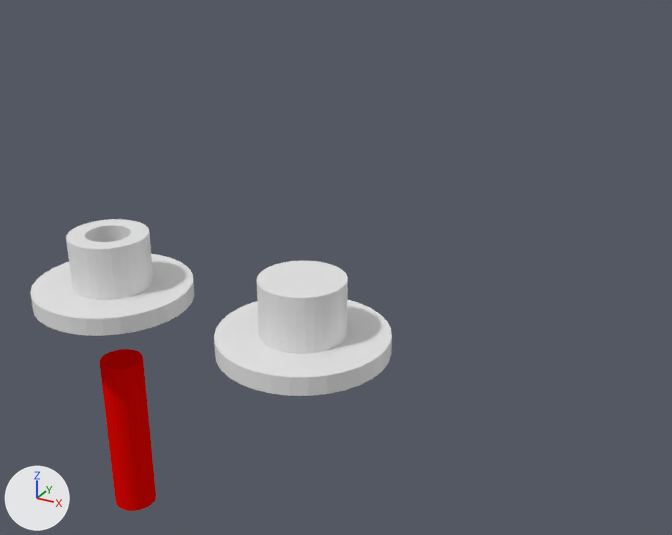
Before and after pictures for a commit that changed the Blender file TTCoreP3TGCase/TTCoreP3T6Parts.blend.
One viewpoint serves both versions: a camera (50 mm lens) standing at (43.4, -72.1, 45.0) and looking at (1.8, 3.6, 7.2). Lighting does not change. The marker at lower left points along +X, +Y and +Z.

Before the edit, the objects in view are built like this:
```python
me_cylinder = bpy.data.meshes.new('Cylinder')
me_cylinder.from_pydata(...)  # a 32-sided cylinder along z spanning x -1.0..1.0, y -1.0..1.0, z -1.0..1.0
me_cylinder_003 = bpy.data.meshes.new('Cylinder.003')
me_cylinder_003.from_pydata(...)  # a 32-sided cylinder along z spanning x -1.0..1.0, y -1.0..1.0, z -1.0..1.0
me_cylinder_003.materials.append(mat_holes)  # red #e70600
me_cylinder_004 = bpy.data.meshes.new('Cylinder.004')
me_cylinder_004.from_pydata(...)  # a 32-sided cylinder along z spanning x -1.0..1.0, y -1.0..1.0, z -1.0..1.0
me_cylinder_006 = bpy.data.meshes.new('Cylinder.006')
me_cylinder_006.from_pydata(...)  # 192 vertices, 102 faces; spans x -1.0..1.0, y -1.0..1.0, z -1.0..7.0
ob_cylinder = bpy.data.objects.new('Cylinder', me_cylinder)
ob_cylinder.location = (0.0, 0.0, 0.0)
ob_cylinder.scale = (9.0, 9.0, 1.0)
ob_cylinder_001 = bpy.data.objects.new('Cylinder.001', me_cylinder_004)
ob_cylinder_001.location = (0.0, 0.0, 3.5)
ob_cylinder_001.scale = (4.5, 4.5, 3.5)
ob_cylinder_003 = bpy.data.objects.new('Cylinder.003', me_cylinder_003)
ob_cylinder_003.location = (-25.0, 0.0, -18.9)
ob_cylinder_003.scale = (2.5, 2.5, 10.0)
ob_cylinder_004 = bpy.data.objects.new('Cylinder.004', me_cylinder_006)
ob_cylinder_004.location = (-25.0, 0.0, 0.0)
ob_cylinder_004.scale = (9.0, 9.0, 1.0)
```
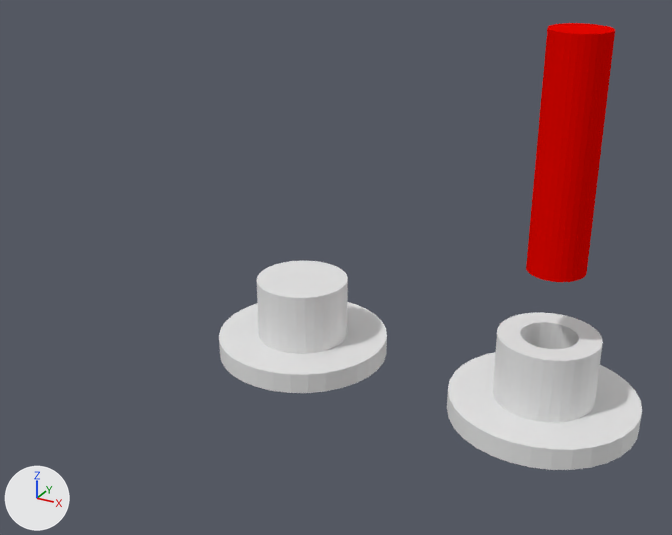
The change in detail:
Object 'Cylinder' (ob_cylinder) is rescaled from (9.0, 9.0, 1.0) to (8.5, 8.5, 1.0).
Object 'Cylinder.003' (ob_cylinder_003) moves from (-25.0, 0.0, -18.9) to (25.0, 0.0, 23.2).
Object 'Cylinder.004' (ob_cylinder_004) moves from (-25.0, 0.0, 0.0) to (25.0, 0.0, 0.0).
Object 'Cylinder.004' (ob_cylinder_004) is rescaled from (9.0, 9.0, 1.0) to (8.5, 8.5, 1.0).

Where the change shows, as pixel boxes [x1, y1, x2, y2] in the pictures (672 x 535 px):
'Cylinder.004', moved, rescaled (19% wider, 35% taller)
    before: [30, 219, 194, 336]
    after: [447, 312, 642, 470]
'Cylinder.003', moved
    before: [100, 349, 156, 511]
    after: [526, 23, 615, 282]
'Cylinder', rescaled
    before: [214, 300, 392, 396]
    after: [219, 302, 387, 393]
